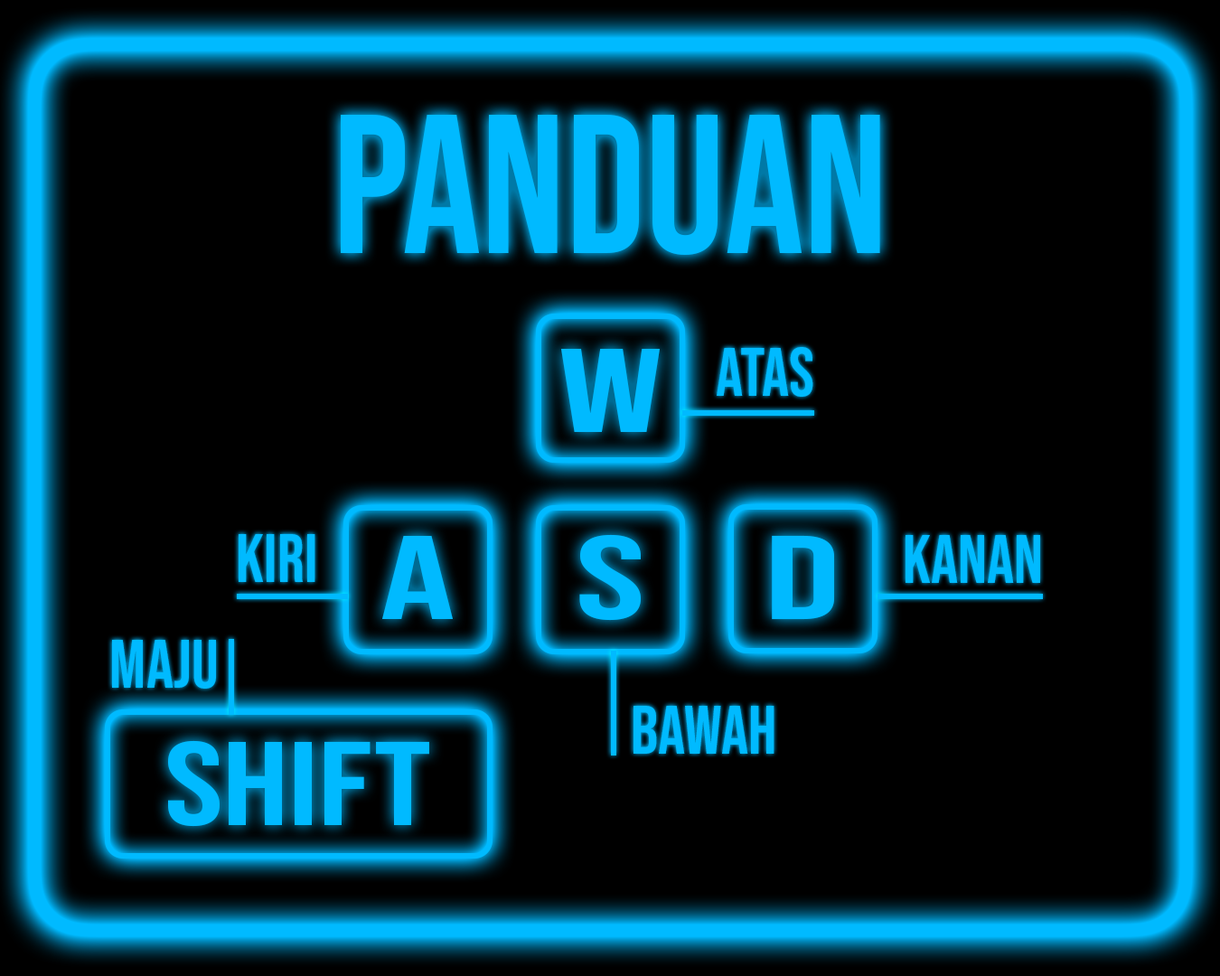
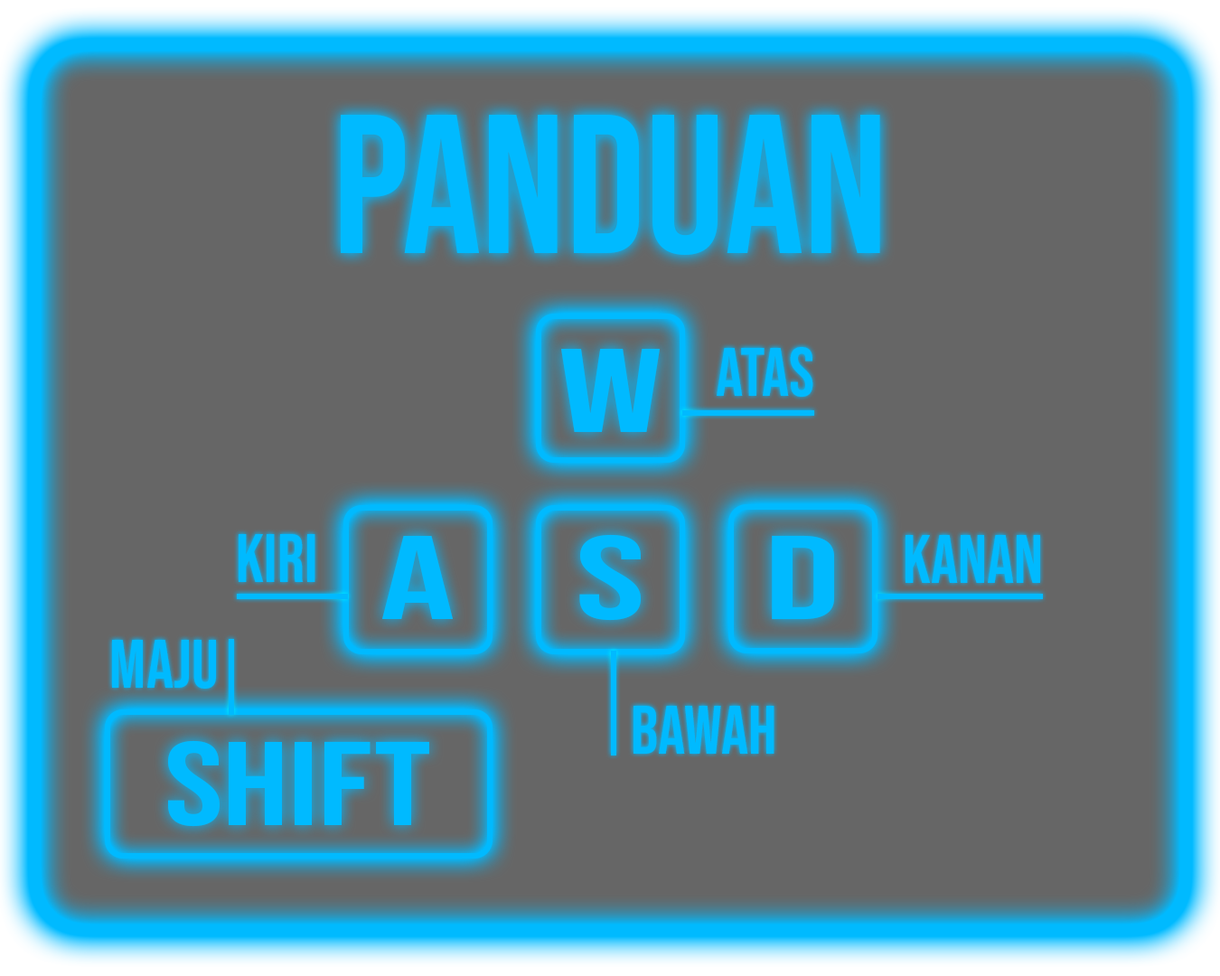
The second 1220 x 976 image is a revision of the first. Changes to its layers:
hid "Layer 0" over 0, 0, 1220, 976
